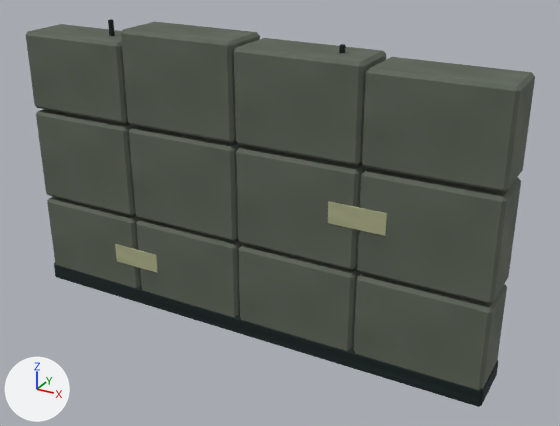
What one commit did to the glTF model public/models/ruinWall.glb.
Before and after are seen from a 50 mm lens placed at (2.91, -4.8, 3.45), pointed at (0.24, 0.05, 1.03). Arrows for +X, +Y and +Z are at lower left; the lights stay in place. The first picture is the older version. Vertices at exactly the same position are counted once.

Names of what the first picture shows: 'Exposed brick patch', 'Exposed brick patch.001', 'Exposed reinforcement', 'Exposed reinforcement.001', 'Foundation', 'Masonry block', 'Masonry block.001', 'Masonry block.002', 'Masonry block.003', 'Masonry block.004', 'Masonry block.005', 'Masonry block.006', 'Masonry block.007', 'Masonry block.008', 'Masonry block.009', 'Masonry block.010', 'Masonry block.011'.
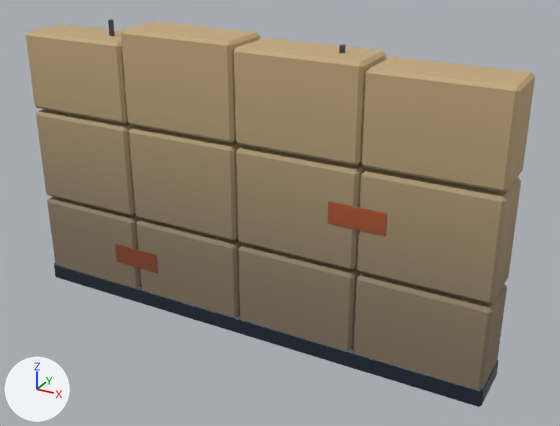
Changed parts and their boxes (x1, y1, x2, y2) in the pictures (560 x 426 px):
'Masonry block.011', surface changed (grey to brown): (362, 57, 535, 192) in both
'Masonry block.007', surface changed (grey to brown): (357, 168, 521, 304) in both
'Masonry block.010', surface changed (grey to brown): (234, 38, 386, 165) in both
'Masonry block.003', surface changed (lighter): (353, 273, 507, 390) in both
'Masonry block.009', surface changed (grey to brown): (121, 22, 260, 143) in both
'Masonry block.006', surface changed (grey to brown): (236, 145, 368, 270) in both
'Masonry block.005', surface changed (grey to brown): (129, 126, 244, 241) in both
'Masonry block.002', surface changed (lighter): (238, 244, 362, 351) in both
'Masonry block.008', surface changed (grey to brown): (26, 24, 128, 124) in both
'Masonry block.004', surface changed (grey to brown): (36, 109, 136, 216) in both
'Masonry block.001', surface changed (lighter): (136, 218, 244, 317) in both
'Foundation', surface changed: (54, 263, 499, 407) in both
'Masonry block', surface changed (lighter): (47, 197, 142, 288) in both
'Exposed brick patch.001', surface changed (yellow to brown): (328, 201, 387, 236) in both
'Exposed brick patch', surface changed (yellow to brown): (115, 244, 158, 273) in both
'Exposed reinforcement', surface changed: (108, 19, 115, 36) in both
'Exposed reinforcement.001', surface changed: (339, 44, 346, 53) in both
part 1 of me_cube_001, surface changed (lighter): before (36, 109, 521, 390); after (47, 197, 507, 390)

Edits to the bpy script that builds the scene:
```text
Add img_painted_light_0_70_1:
    img_painted_light_0_70_1 = load_image('Painted light 0.70-1', '_unpacked/Painted_light_0.70-1', 2, 32, 'sRGB')
Change mat_ruined_masonry:
    remove # nodes: BsdfPrincipled, OutputMaterial, TexImage
    remove # uses the picture img_ruined_masonry_grain
    nodes: BsdfPrincipled, Mix, OutputMaterial, TexImage
    colours: beige #c4aa86
    uses the picture img_painted_light_0_70_1
Change mat_exposed_brick:
    remove # nodes: BsdfPrincipled, OutputMaterial, TexImage
    remove # uses the picture img_exposed_brick_grain
    nodes: BsdfPrincipled, Mix, OutputMaterial, TexImage
    colours: orange #c9653c
    uses the picture img_painted_light_0_70_1
Change mat_ruin_reinforcement:
    where n0 = _N.new('ShaderNodeBsdfPrincipled'); n0.name = 'Principled BSDF'
    remove n0.inputs[2].default_value = 0.84  # 'Roughness'
    add n3 = _N.new('ShaderNodeMix'); n3.name = 'Mix'
    add n3.data_type = 'RGBA'
    add n3.blend_type = 'MULTIPLY'
    add n3.inputs[0].default_value = 1.0  # 'Factor'
    add n3.inputs[7].default_value = (0.0685, 0.0908, 0.117, 1.0)  # 'B', greyish blue #4a5560
    where n2 = _N.new('ShaderNodeTexImage'); n2.name = 'Image Texture'
    n2.image: img_ruin_reinforcement_grain -> img_painted_light_0_70_1
    add n2.extension = 'EXTEND'
    remove _L.new(n2.outputs[0], n0.inputs[0])  # 'Color' to 'Base Color'
    add _L.new(n3.outputs[2], n0.inputs[0])  # 'Result' to 'Base Color'
    add _L.new(n2.outputs[0], n3.inputs[6])  # 'Color' to 'A'
Change me_cube_001:
    where me_cube_001.from_pydata(...)  # 24 vertices, 44 faces; spans x -0.493..0.493, y -0.22..0.22, z -0.385..0.385
    used by ob_masonry_block; location = (-1.5, 0.0, 0.41)
    me_cube_001 part 1: texture (UV) coordinates of 44 of 44 faces, centred in x -0.493..0.493, y -0.22..0.22, z -0.385..0.385, changed; they spanned u 0.12..0.87, v 0.0..0.99 and now span u 0.5..0.5, v 0.04..0.34
Add me_cube_014:
    me_cube_014.from_pydata(...)  # 24 vertices, 44 faces; spans x -0.22..0.22, y -0.003..0.003, z -0.085..0.085
    me_cube_014.materials.append(mat_exposed_brick)
Add me_cube_005:
    me_cube_005.from_pydata(...)  # 24 vertices, 44 faces; spans x -0.492..0.492, y -0.22..0.22, z -0.385..0.385
    me_cube_005.materials.append(mat_ruined_masonry)
Change ob_masonry_block_004:
    ob_masonry_block_004: bpy.data.objects.new('Masonry block.004', me_cube_001) -> bpy.data.objects.new('Masonry block.004', me_cube_005)
Change ob_masonry_block_005:
    ob_masonry_block_005: bpy.data.objects.new('Masonry block.005', me_cube_001) -> bpy.data.objects.new('Masonry block.005', me_cube_005)
Change ob_masonry_block_006:
    ob_masonry_block_006: bpy.data.objects.new('Masonry block.006', me_cube_001) -> bpy.data.objects.new('Masonry block.006', me_cube_005)
Change ob_masonry_block_007:
    ob_masonry_block_007: bpy.data.objects.new('Masonry block.007', me_cube_001) -> bpy.data.objects.new('Masonry block.007', me_cube_005)
Change ob_exposed_brick_patch_001:
    ob_exposed_brick_patch_001: bpy.data.objects.new('Exposed brick patch.001', me_cube_013) -> bpy.data.objects.new('Exposed brick patch.001', me_cube_014)
```
